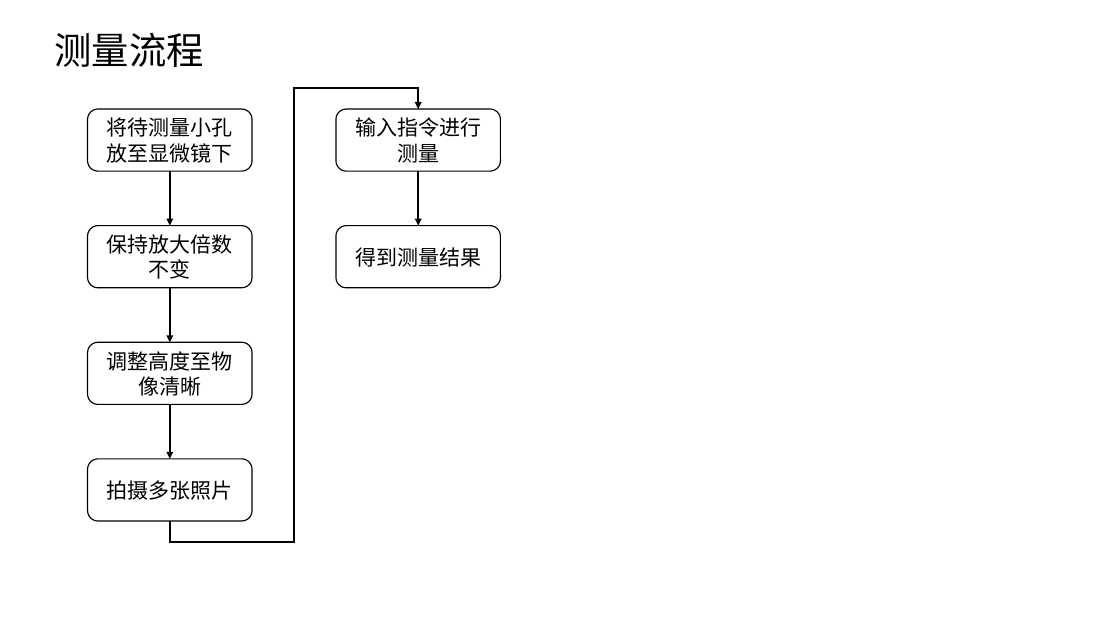
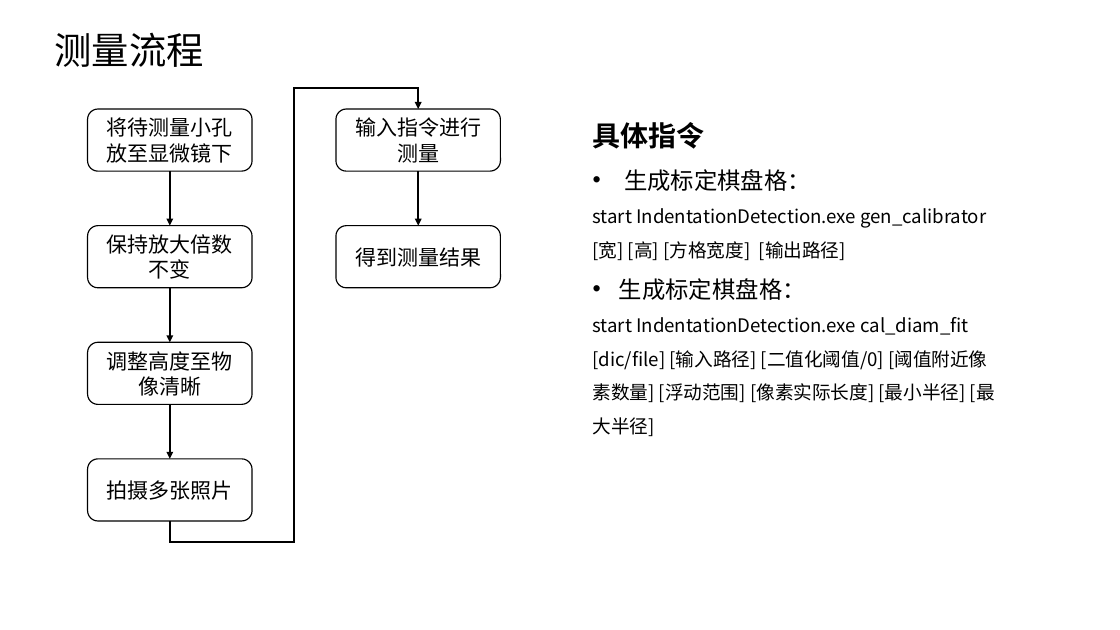
Before and after one commit to SjjAugust/IndentationDetection, a slide deck: slide 7 of 计算小孔直径整体汇报.pptx. Drawn at 1120x630 pixels with LibreOffice and Linux fonts; fonts in the diff are those of the drawing. Boxes give left, top, right and bottom in pixels: in the first picture for what was removed or moved away, otherwise in the second. Text is boxed around its words. In the diff, an @@ line names an element or a change of style, - is before the commit and + after.

```diff
--- a/计算小孔直径整体汇报.pptx
+++ b/计算小孔直径整体汇报.pptx
@@ text added at (593, 122, 995, 437), 16 pt, text #000000 @@
+具体指令
+• 生成标定棋盘格：
+start IndentationDetection.exe gen_calibrator [宽] [高] [方格宽度] [输出路径]
+• 生成标定棋盘格：
+start IndentationDetection.exe cal_diam_fit [dic/file] [输入路径] [二值化阈值/0] [阈值附近像素数量] [浮动范围] [像素实际长度] [最小半径] [最大半径]
```
Also in this commit, not shown: 3 other slides changed, 1 slide added, 1 slide removed, 15 other files.
